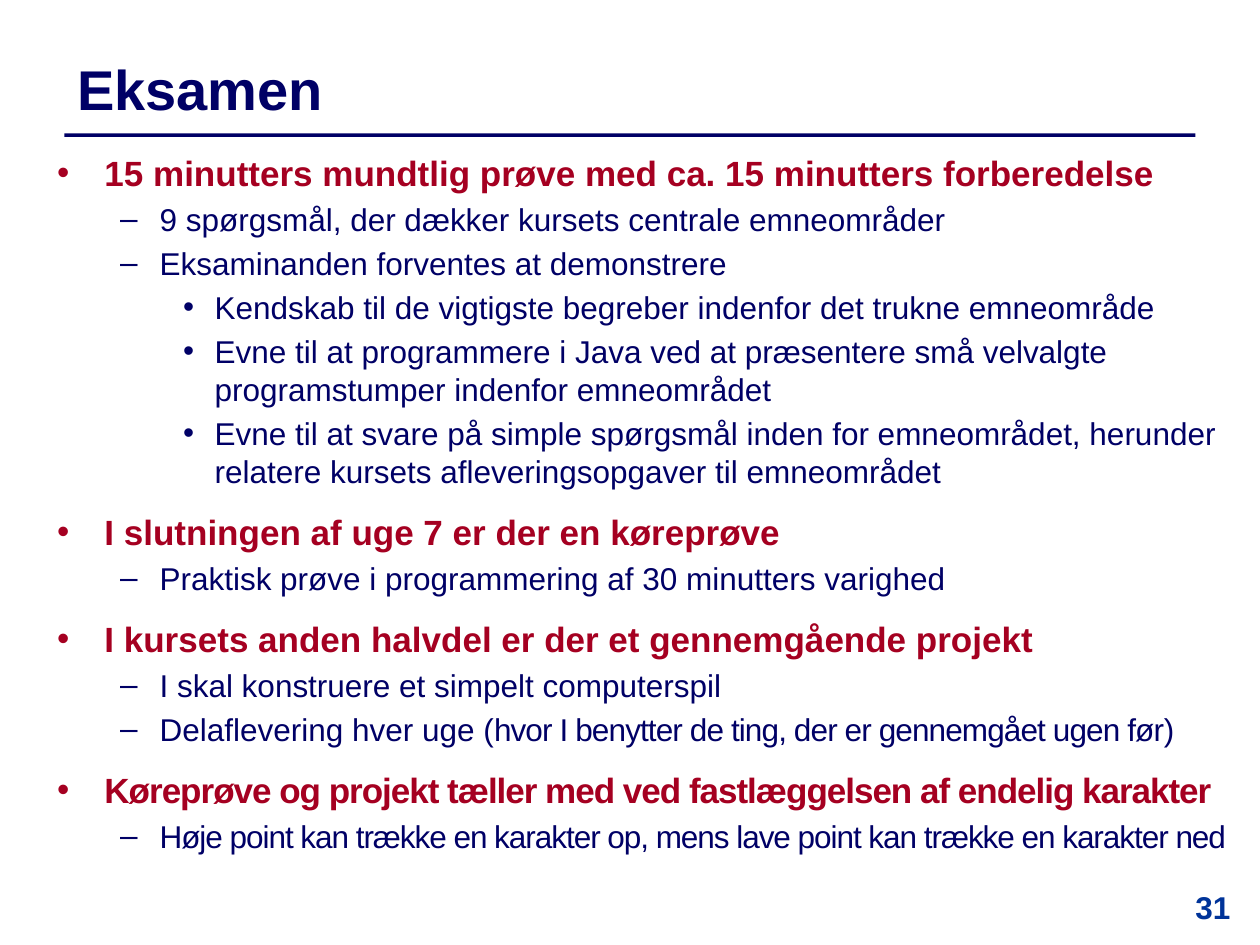
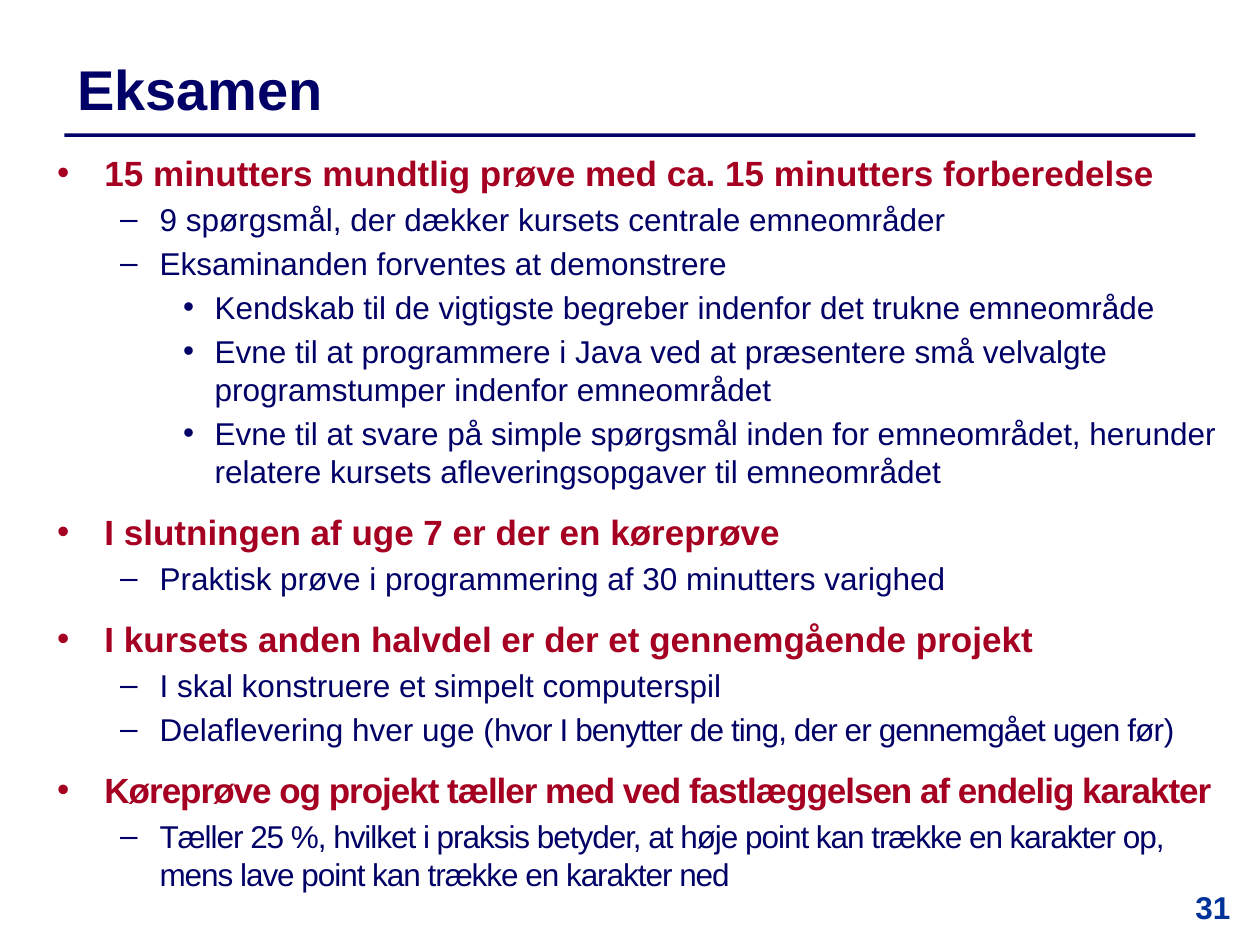
Before and after one commit to IntProgAU/Materiale, a slide deck: slide 31 of web/e23/uge_1a/Slides-Uge1-Mandag.pptx. Drawn at 1260x945 pixels with LibreOffice and Linux fonts; fonts in the diff are those of the drawing. Boxes give left, top, right and bottom in pixels: in the first picture for what was removed or moved away, otherwise in the second. Text is boxed around its words. In the diff, an @@ line names an element or a change of style, - is before the commit and + after.

```diff
--- a/web/e23/uge_1a/Slides-Uge1-Mandag.pptx
+++ b/web/e23/uge_1a/Slides-Uge1-Mandag.pptx
@@ text at box(160, 825, 1165, 892): text changed @@
-  – Høje point kan trække en karakter op, mens lave point kan trække en karakter ned
+  – Tæller 25 %, hvilket i praksis betyder, at høje point kan trække en karakter op, mens lave point kan trække en karakter ned
```
Also in this commit, not shown: 9 other slides changed, 1 other file.
